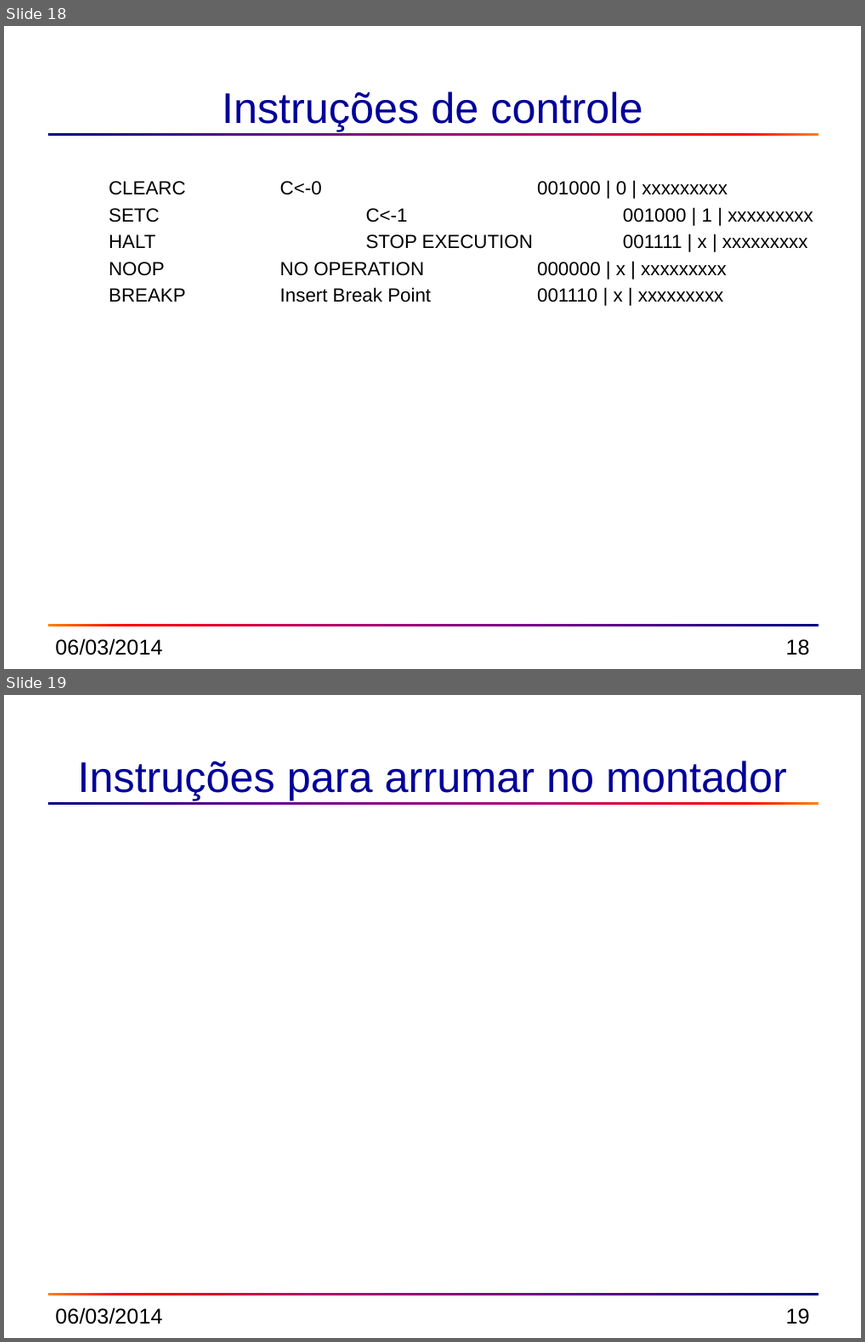
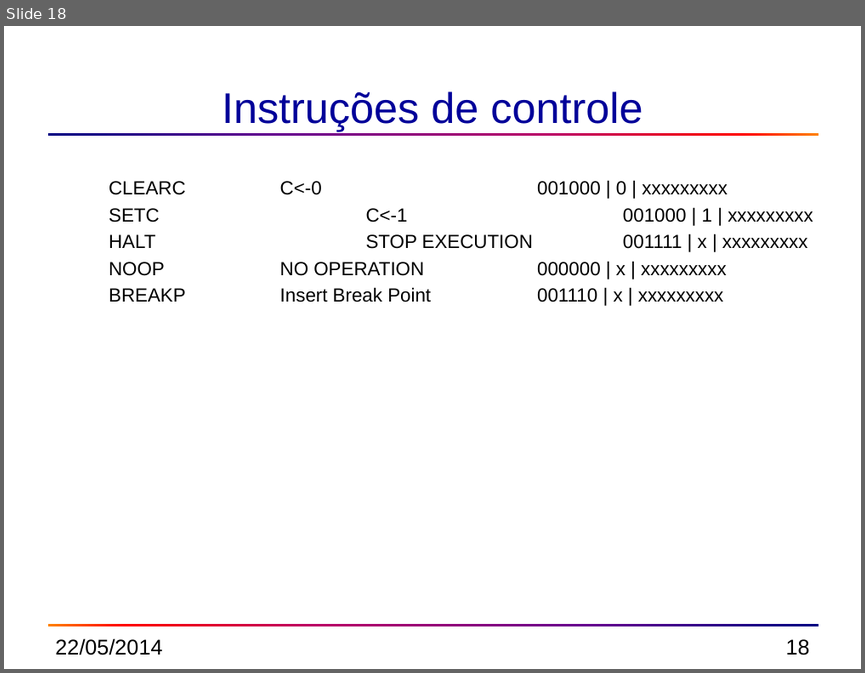
Before and after one commit to simoesusp/Processador-ICMC, a slide deck: Manual/instrucoes_03_2014.pptx. Shown one above the other, each under a label of ours: slides 18 and 19 before the commit, slide 18 after it. The pictures are 865x1342 and 865x673 pixels, drawn with LibreOffice and Linux fonts; fonts in the diff are those of the drawing. Boxes give left, top, right and bottom in pixels: in the first picture for what was removed or moved away, otherwise in the second. Text is boxed around its words. In the diff, an @@ line names an element or a change of style, - is before the commit and + after.

```diff
--- a/Manual/instrucoes_03_2014.pptx
+++ b/Manual/instrucoes_03_2014.pptx
@@ slide 19 removed at (4,695,861,1338), background #FFFFFF; not listed: 2 template elements that a slide beside it also shows @@
@@ title removed at (78,760,787,800) @@
-Instruções para arrumar no montador
@@ text removed at (55,1307,162,1324) @@
-06/03/2014
@@ page number removed at (786,1308,810,1324) @@
-19
@@ slide 18 changed as well @@
@@ text at (55,638,162,655): text changed @@
-06/03/2014
+22/05/2014
```
Also in this commit, not shown: 16 other slides changed, 2 other slides removed, 2 other files.
